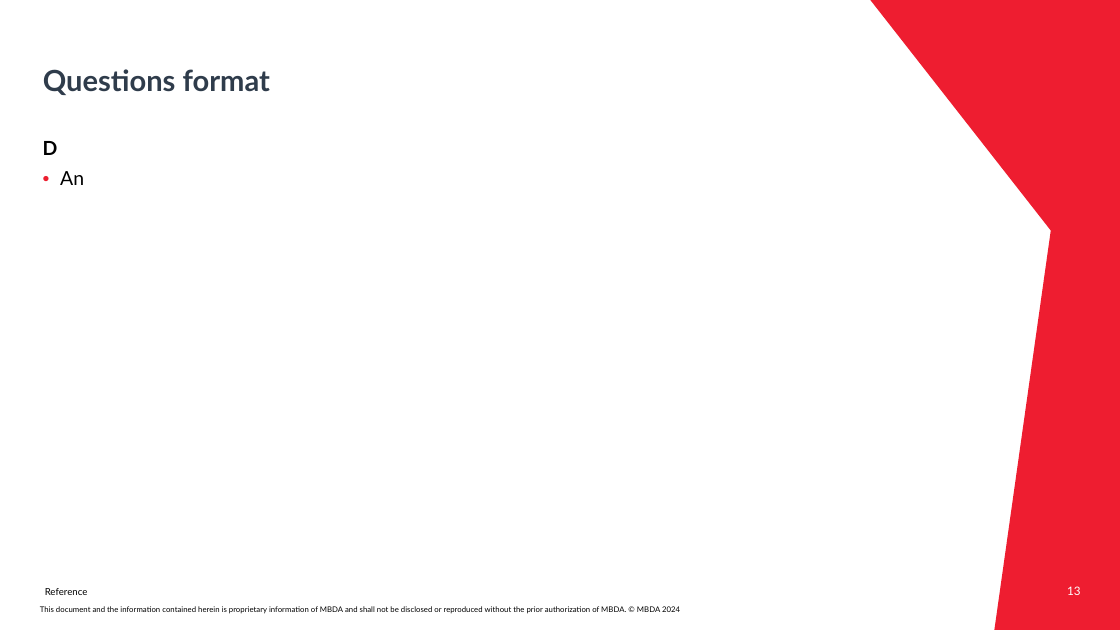
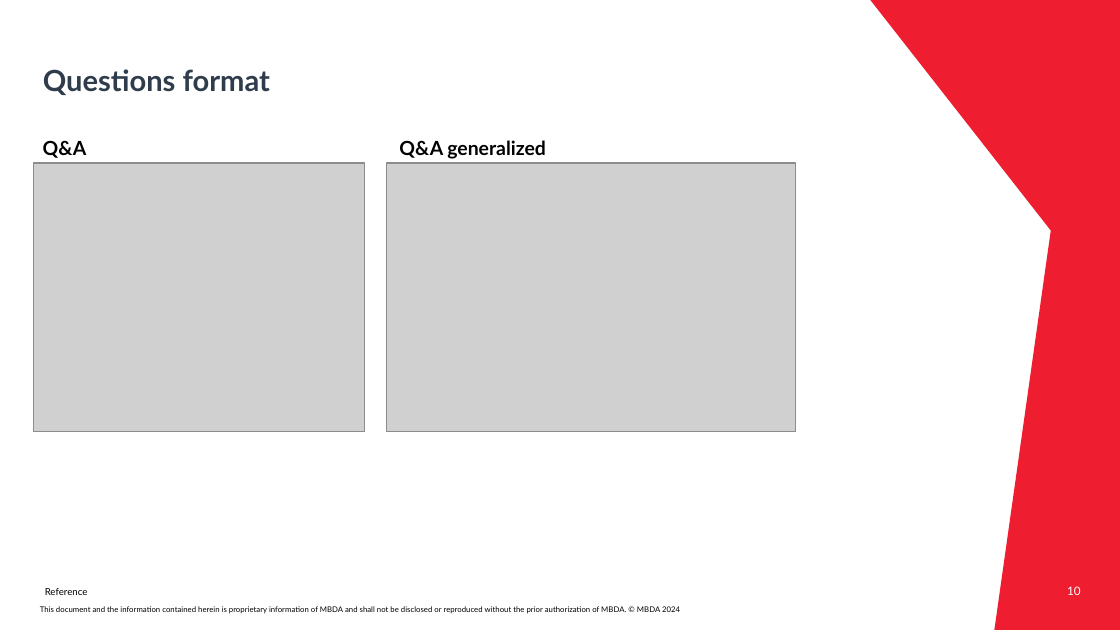
Before and after one commit to Mqtth3w/master-thesis-mbda-unipr, a slide deck: slide 10 of prompts_engineering/ICL_MBDA_Thesis_Gianvenuti.pptx (slide 13 before the commit). Drawn at 1120x630 pixels with LibreOffice and Linux fonts; fonts in the diff are those of the drawing; grey boxes stand for pictures; background and template pictures are left out. Boxes give left, top, right and bottom in pixels: in the first picture for what was removed or moved away, otherwise in the second. Text is boxed around its words. In the diff, an @@ line names an element or a change of style, - is before the commit and + after.

```diff
--- a/prompts_engineering/ICL_MBDA_Thesis_Gianvenuti.pptx
+++ b/prompts_engineering/ICL_MBDA_Thesis_Gianvenuti.pptx
@@ text at box(43, 140, 87, 158): text changed; bold on @@
-D
-• An
+Q&A
@@ text added at box(399, 140, 546, 159), 12.5 pt, text #000000, bold @@
+Q&A generalized
@@ picture added at box(34, 164, 364, 432) @@
@@ picture added at box(386, 164, 795, 432) @@
@@ page number at box(1067, 586, 1081, 595): text changed @@
-13
+10
```
Also in this commit, not shown: 8 other slides changed, 5 slides added, 2 slides removed.
